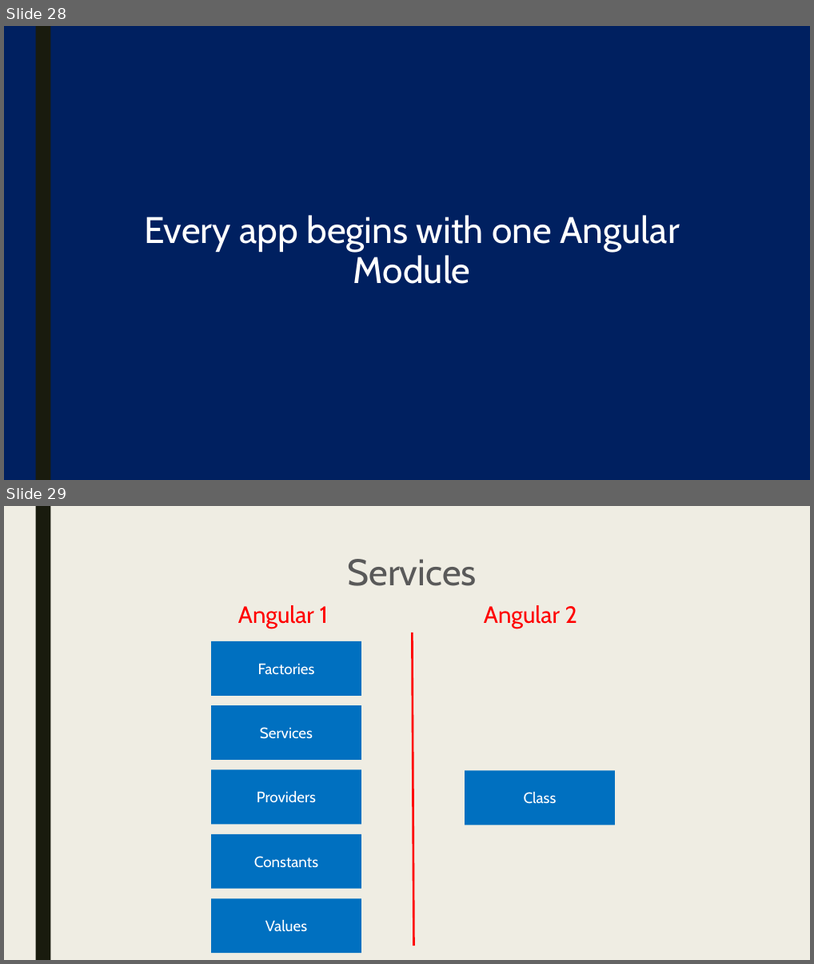
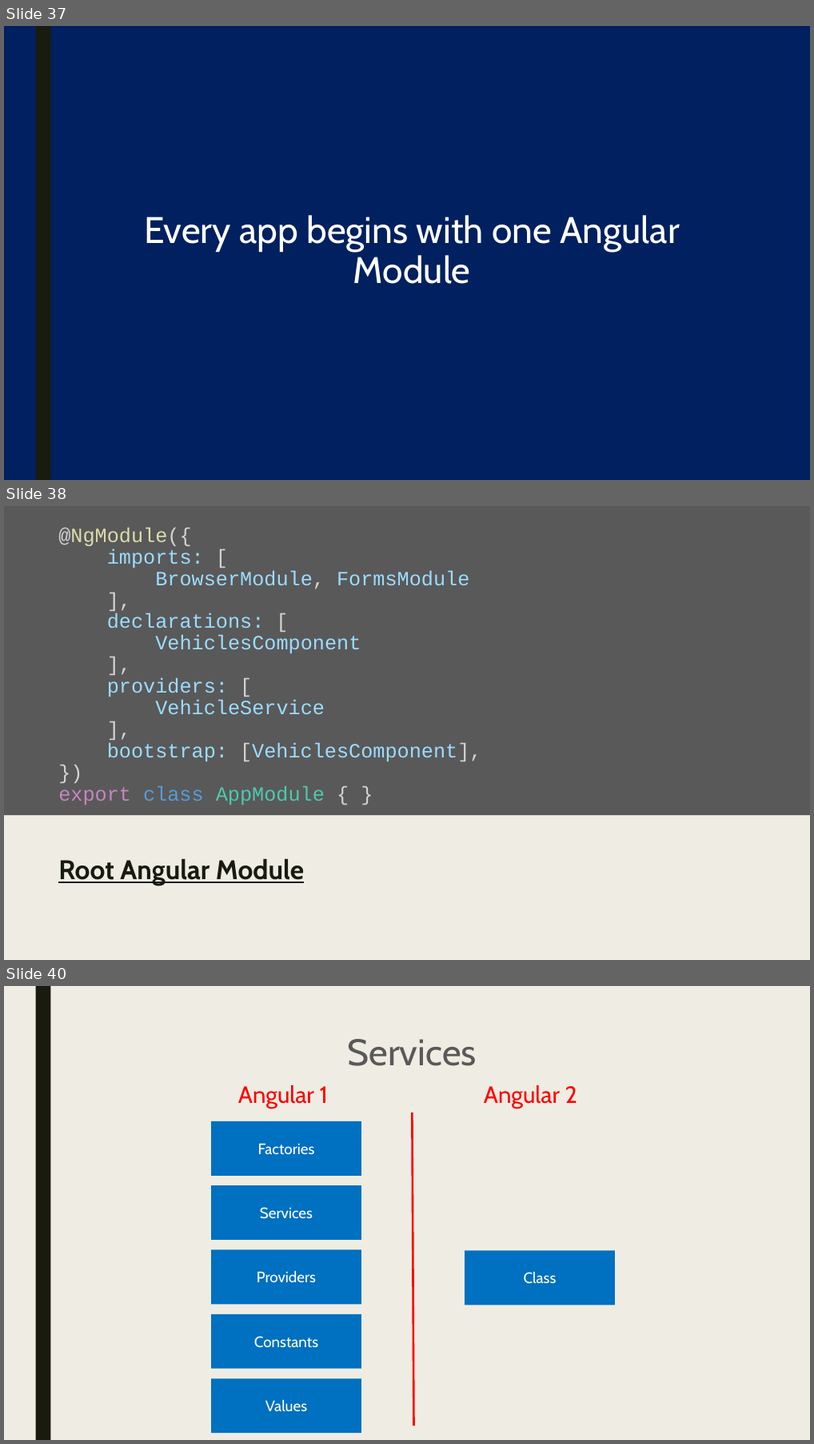
Before and after one commit to pkyurkchiev/mean-stack, a slide deck: presentations/angular2.pptx. Shown one above the other, each under a label of ours: slides 28 and 29 before the commit, slides 37, 38 and 40 after it; the slides between them are not shown. The pictures are 814x964 and 814x1444 pixels, drawn with LibreOffice and Linux fonts; fonts in the diff are those of the drawing. Boxes give left, top, right and bottom in pixels: in the first picture for what was removed or moved away, otherwise in the second. Text is boxed around its words. In the diff, an @@ line names an element or a change of style, - is before the commit and + after.

Commit message:
change on angular present...

```diff
--- a/presentations/angular2.pptx
+++ b/presentations/angular2.pptx
@@ slide 38 added at (4,506,810,960), background #EFEDE3 @@
@@ rectangle added at (4,506,810,815), fill #595959 @@
@@ title added at (58,528,482,804), 24 pt, text #9CDCFE @@
+@NgModule({
+imports: [
+BrowserModule, FormsModule
+],
+declarations: [
+VehiclesComponent
+],
+providers: [
+VehicleService
+],
+bootstrap: [VehiclesComponent],
+})
+export class AppModule { }
@@ text added at (58,858,304,885), 32 pt, text #191B0E, bold, underline @@
+Root Angular Module
@@ what was slide 28 is now slide 37 @@
@@ what was slide 29 is now slide 40 @@
```
Also in this commit, not shown: 1 slide changed, 17 other slides added, 5 slides removed.
